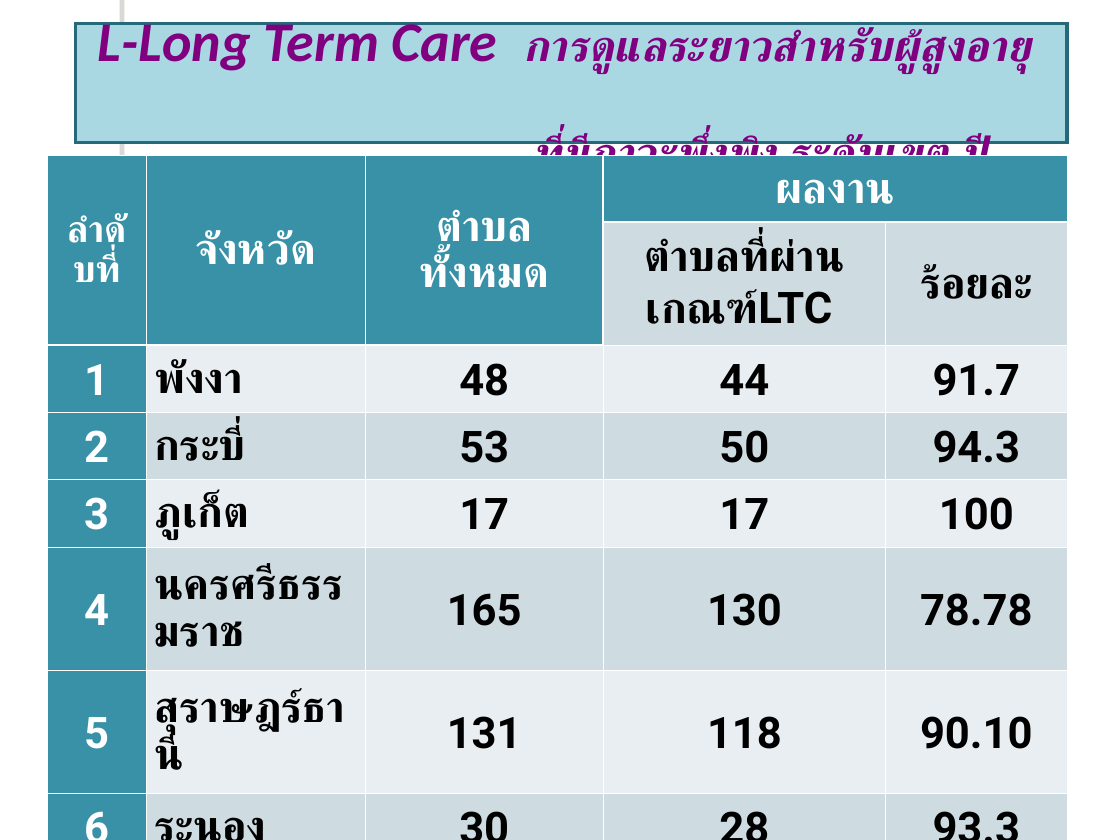
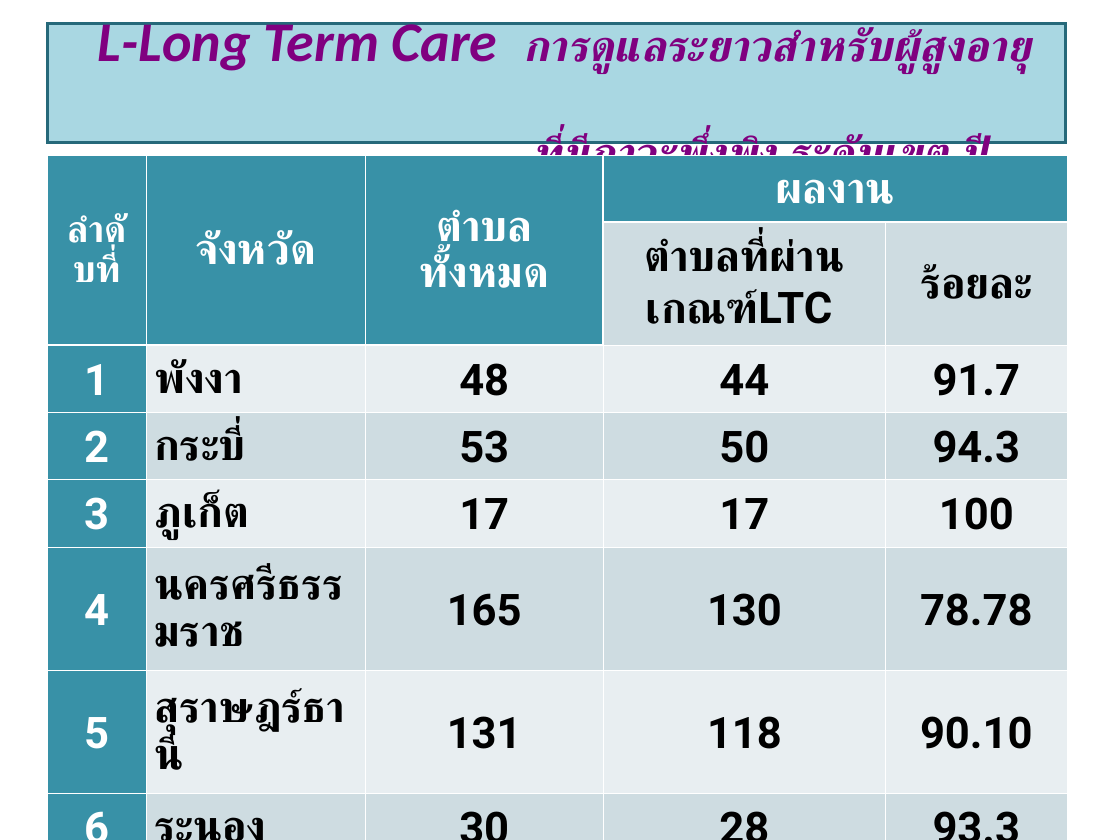
Before and after one commit to joblackpoc/Jobs_SSJ, a slide deck: slide 10 of นิเทศก์/Ready/18เมษายน62/หมออนุ_งานสูงอายุระดับเขต_บ่าย.ppt. Drawn at 1120x840 pixels with LibreOffice and Linux fonts; fonts in the diff are those of the drawing; background and template pictures are left out. Boxes give left, top, right and bottom in pixels: in the first picture for what was removed or moved away, otherwise in the second. Text is boxed around its words. In the diff, an @@ line names an element or a change of style, - is before the commit and + after.

```diff
--- a/นิเทศก์/Ready/18เมษายน62/หมออนุ_งานสูงอายุระดับเขต_บ่าย.ppt
+++ b/นิเทศก์/Ready/18เมษายน62/หมออนุ_งานสูงอายุระดับเขต_บ่าย.ppt
@@ rectangle: place and size @@
-rectangle at bbox=[75, 24, 1067, 142]
+rectangle at bbox=[47, 24, 1065, 142]
@@ rectangle removed at bbox=[124, 0, 133, 840] @@
```
Also in this commit, not shown: 10 other slides changed, 1 slide added, 1 slide removed, 13 other files.
